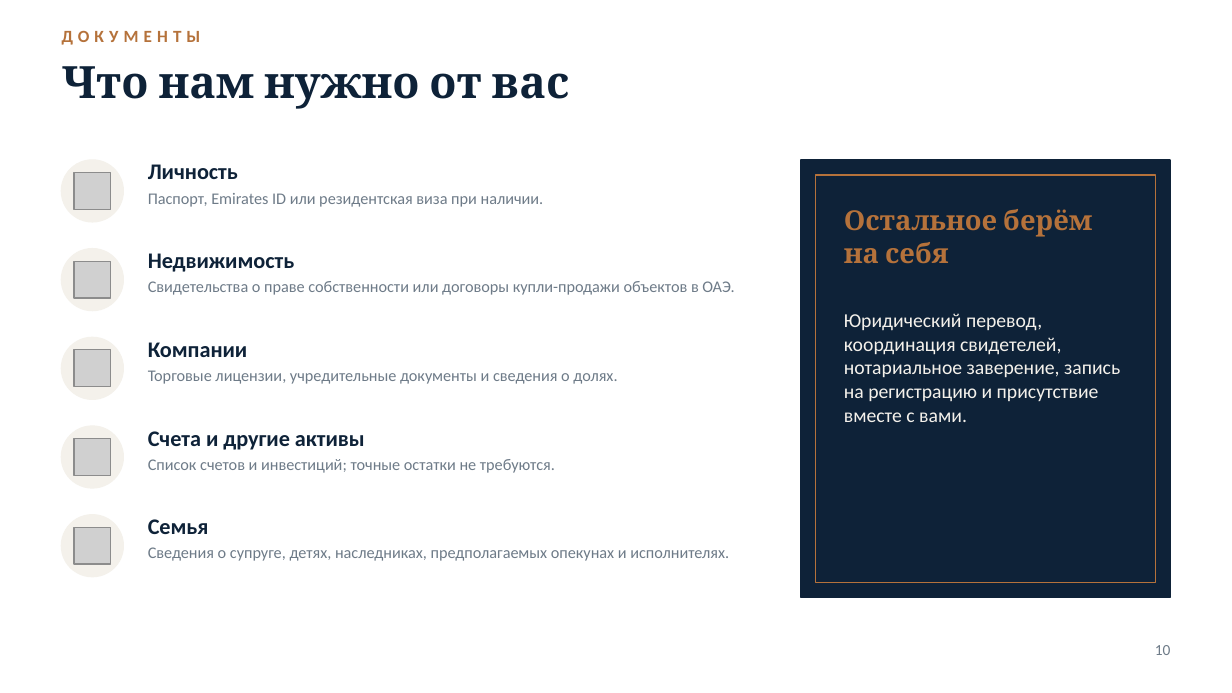
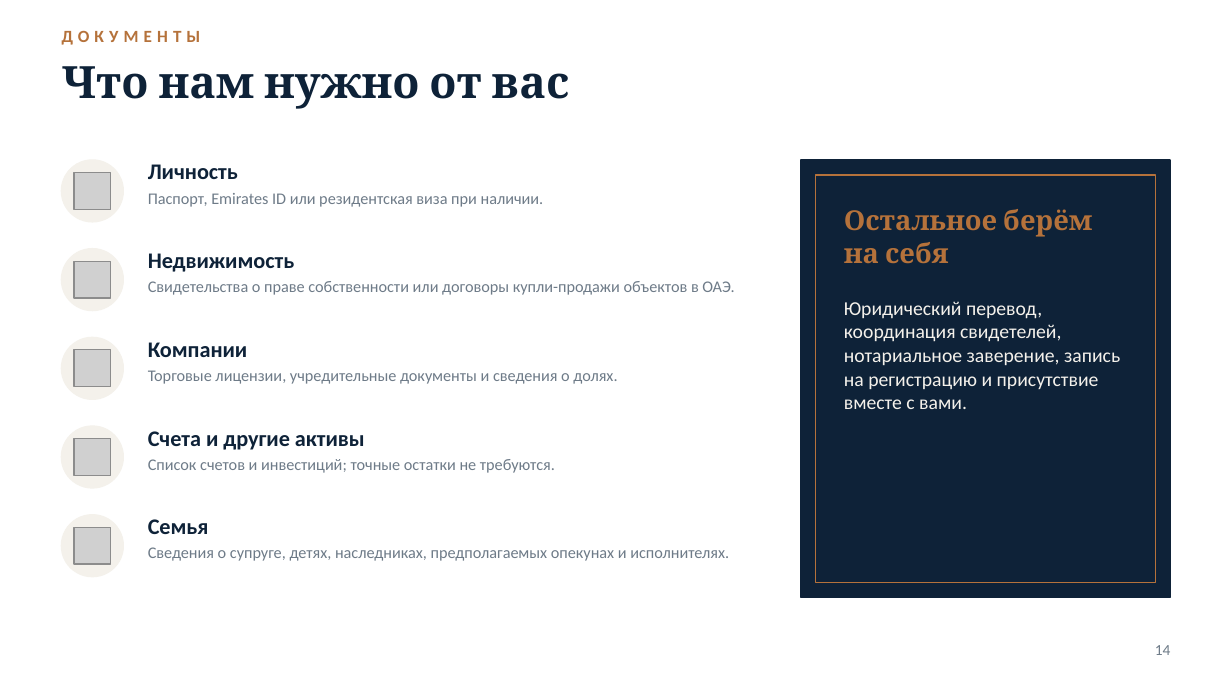
Before and after one commit to abdalmonemalmousa-prog/aa, a slide deck: slide 14 of presentations/04_Client_Consultation_Walkthrough_RU.pptx (slide 10 before the commit). Drawn at 1232x693 pixels with LibreOffice and Linux fonts; fonts in the diff are those of the drawing; grey boxes stand for pictures; background and template pictures are left out. Boxes give left, top, right and bottom in pixels: in the first picture for what was removed or moved away, otherwise in the second. Text is boxed around its words. In the diff, an @@ line names an element or a change of style, - is before the commit and + after.

```diff
--- a/presentations/04_Client_Consultation_Walkthrough_RU.pptx
+++ b/presentations/04_Client_Consultation_Walkthrough_RU.pptx
@@ text "Юридический перевод, координация свидетелей, нотариальное ...": place and size @@
-text "Юридический перевод, координация свидетелей, нотариальное ..." at [844,313,1120,422]
+text "Юридический перевод, координация свидетелей, нотариальное ..." at [844,301,1120,409]
@@ page number at [1155,645,1171,655]: text changed @@
-10
+14
```
Also in this commit, not shown: 2 other slides changed, 4 slides added, 25 other files.
